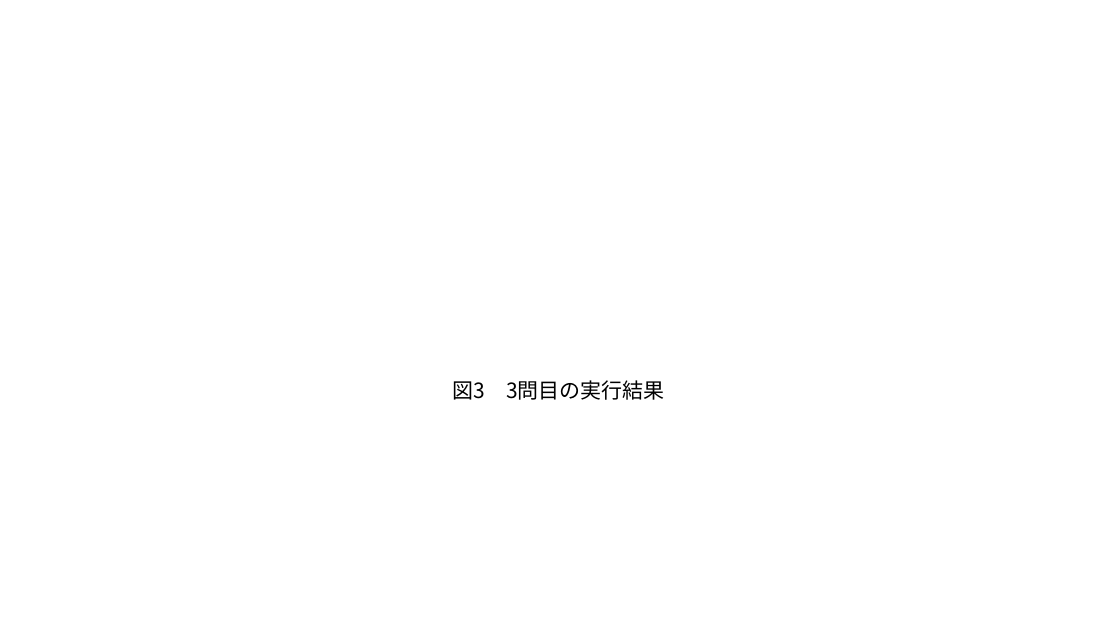
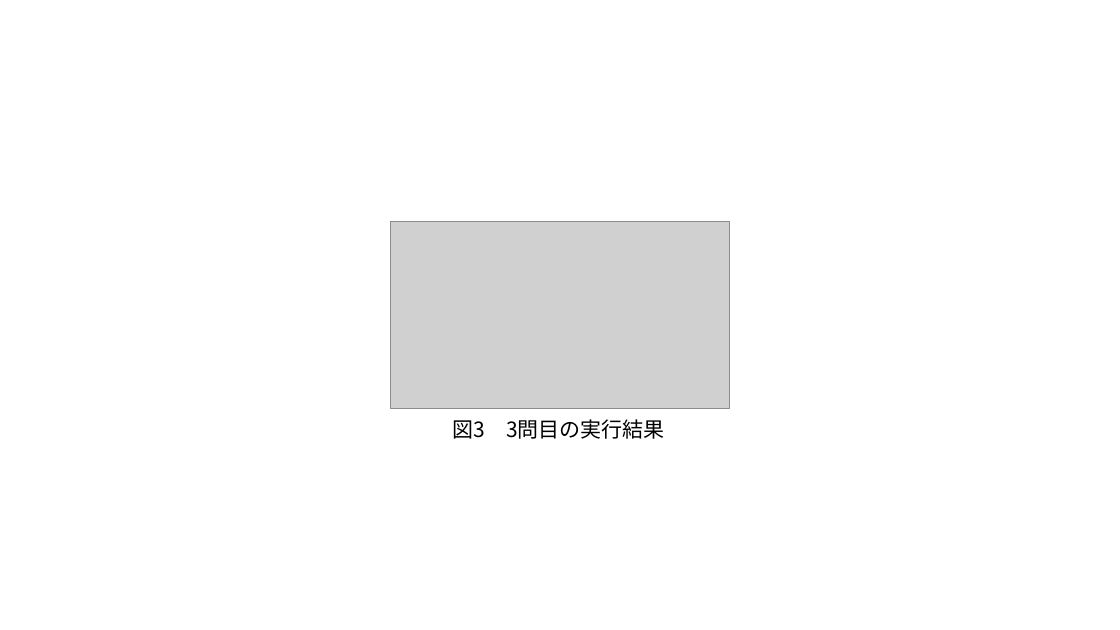
Before and after one commit to Ebichan610/univ_prog_experiment_project, a slide deck: slide 3 of latex/lec4/report_2412747_4.pptx. Drawn at 1120x630 pixels with LibreOffice and Linux fonts; fonts in the diff are those of the drawing; grey boxes stand for pictures. Boxes give left, top, right and bottom in pixels: in the first picture for what was removed or moved away, otherwise in the second. Text is boxed around its words. In the diff, an @@ line names an element or a change of style, - is before the commit and + after.

```diff
--- a/latex/lec4/report_2412747_4.pptx
+++ b/latex/lec4/report_2412747_4.pptx
@@ picture added at <box>391,222,729,408</box> @@
@@ text "図3 3問目の実行結果": place and size @@
-text "図3 3問目の実行結果" at <box>453,380,665,400</box>
+text "図3 3問目の実行結果" at <box>453,419,665,439</box>
```
Also in this commit, not shown: 1 other slide changed, 4 other files.
